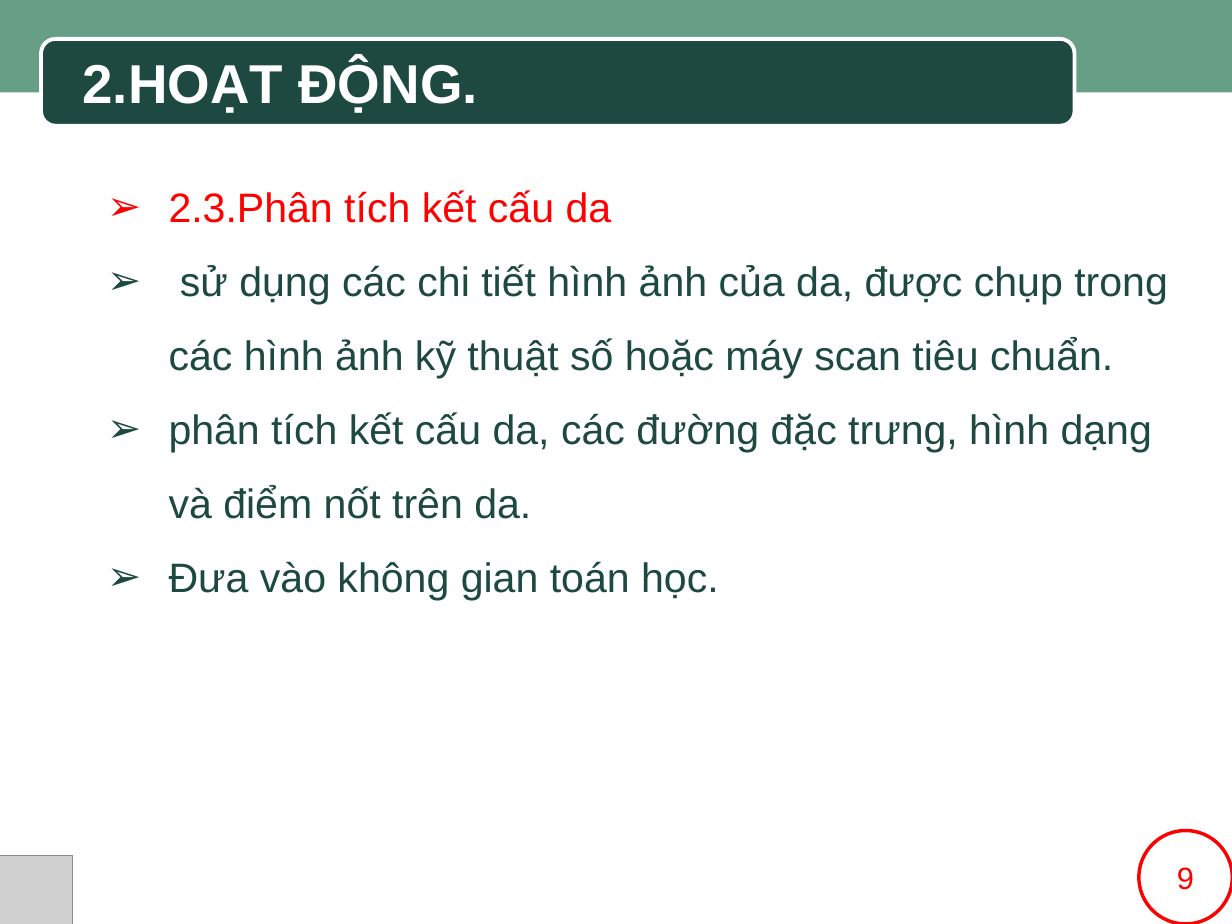
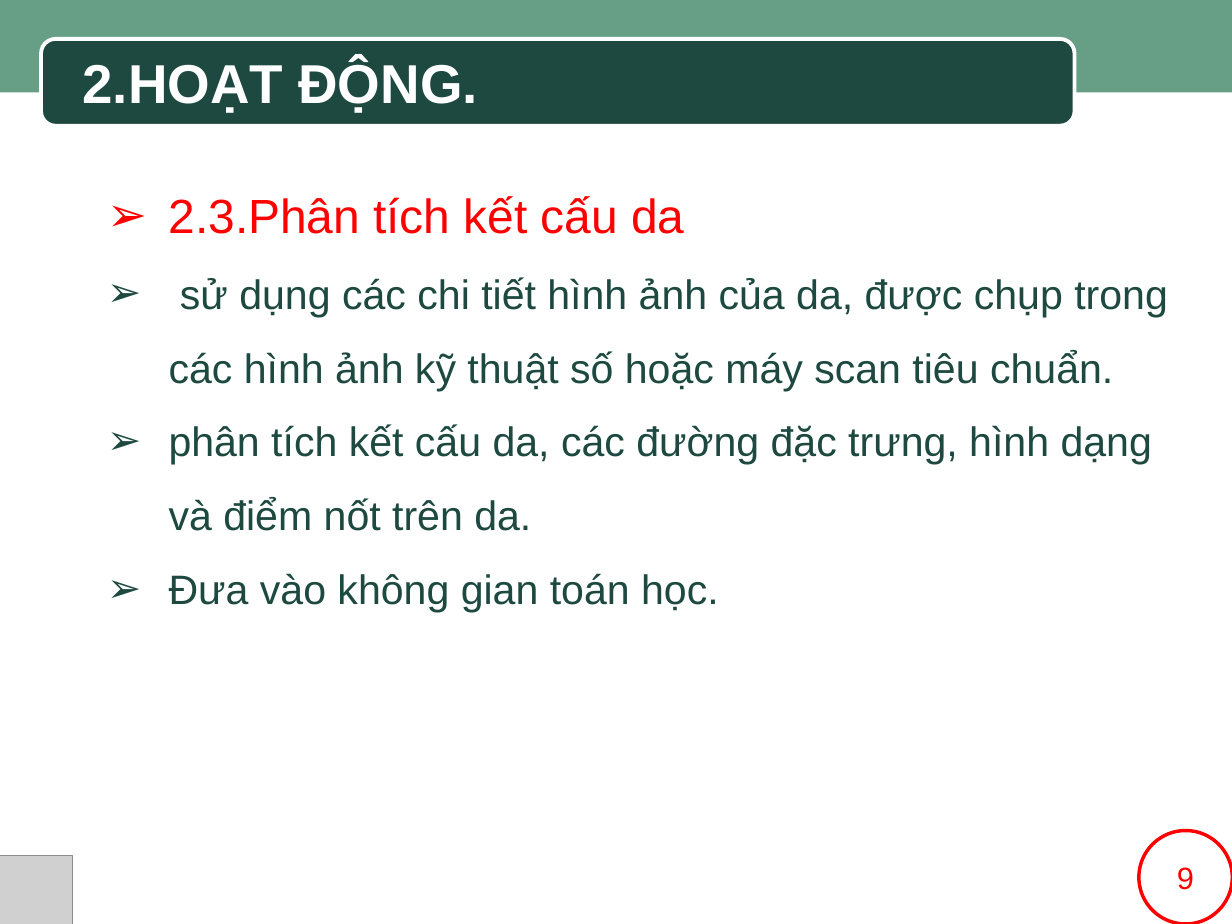
Before and after one commit to SaintLaurentxTran/hutech-23dthd4-nhom7, a slide deck: slide 9 of BÀI THUYẾT TRÌNH MẪU.pptx. Drawn at 1232x924 pixels with LibreOffice and Linux fonts; fonts in the diff are those of the drawing; grey boxes stand for pictures; background and template pictures are left out. Boxes give left, top, right and bottom in pixels: in the first picture for what was removed or moved away, otherwise in the second. Text is boxed around its words. In the diff, an @@ line names an element or a change of style, - is before the commit and + after.

```diff
--- a/BÀI THUYẾT TRÌNH MẪU.pptx
+++ b/BÀI THUYẾT TRÌNH MẪU.pptx
@@ text at (x1=169, y1=196, x2=684, y2=234): size 24 to 28 pt in "2.3.Phân tích kết cấu da" @@
```
Also in this commit, not shown: 2 other slides changed, 1 other file.
